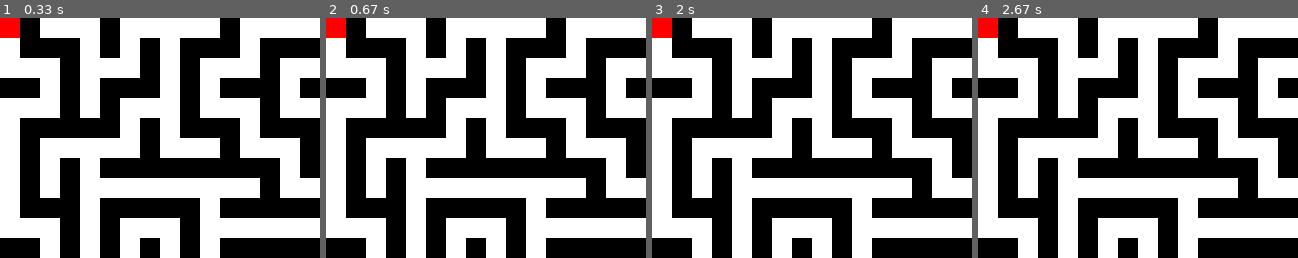
Above: before the commit, frames 1-4 (left to right).
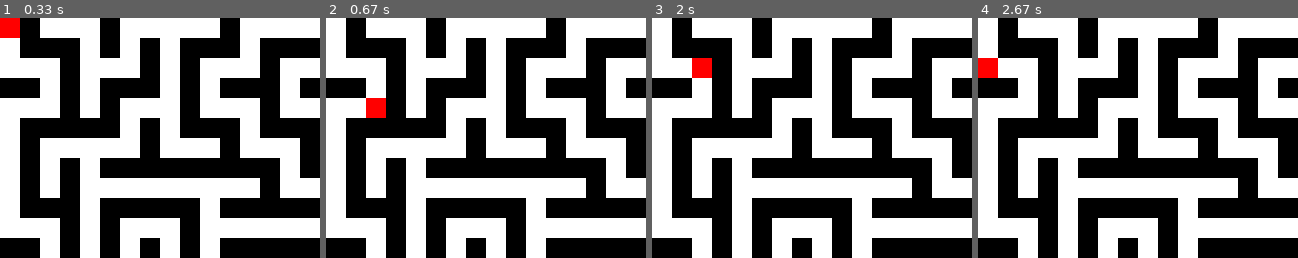
Above: after the commit, the same moments.

Repository: PawiX25/PygameMaze
Game: pygame game, started from game.py
Same seed, same stepped clock (60 frames per second), same inputs: the game is played once before the commit and once after it.
Inputs:
- Up to frame 1 (0.33 s): no input
- Up to frame 2 (0.67 s): hold S from 0.33 s (still down); hold Right from 0.33 s (still down)
- Up to frame 3 (2 s): release S at 0.8 s; release Right at 0.8 s; tap A at 0.83 s; hold Right 1.17-1.63 s; hold Up 1.67-1.97 s
- Up to frame 4 (2.67 s): hold Right 2-2.47 s; hold Left from 2.5 s (still down)
The pictures show only the part of the screen within x 0-50%, y 0-50%; the shares and areas given below are measured in that part.

Frame 1 is identical in both runs. In frame 2, 1.0% of the frame differs, in the area x 0-19%, y 0-42%; in frame 3, 1.0%; in frame 4, 1.0%.

Commit message:
Add WASD controls for player movement in addition to arrow keys

Diff:
--- a/game.py
+++ b/game.py
@@ -104,16 +104,16 @@
 
     keys = pygame.key.get_pressed()
     new_x, new_y = player_x, player_y
-    if keys[pygame.K_LEFT] and player_x > 0 and maze[player_y][player_x - 1] == 0:
+    if (keys[pygame.K_LEFT] or keys[pygame.K_a]) and player_x > 0 and maze[player_y][player_x - 1] == 0:
         new_x = player_x - 1
         moving = True
-    if keys[pygame.K_RIGHT] and player_x < MAZE_WIDTH - 1 and maze[player_y][player_x + 1] == 0:
+    if (keys[pygame.K_RIGHT] or keys[pygame.K_d]) and player_x < MAZE_WIDTH - 1 and maze[player_y][player_x + 1] == 0:
         new_x = player_x + 1
         moving = True
-    if keys[pygame.K_UP] and player_y > 0 and maze[player_y - 1][player_x] == 0:
+    if (keys[pygame.K_UP] or keys[pygame.K_w]) and player_y > 0 and maze[player_y - 1][player_x] == 0:
         new_y = player_y - 1
         moving = True
-    if keys[pygame.K_DOWN] and player_y < MAZE_HEIGHT - 1 and maze[player_y + 1][player_x] == 0:
+    if (keys[pygame.K_DOWN] or keys[pygame.K_s]) and player_y < MAZE_HEIGHT - 1 and maze[player_y + 1][player_x] == 0:
         new_y = player_y + 1
         moving = True
 
